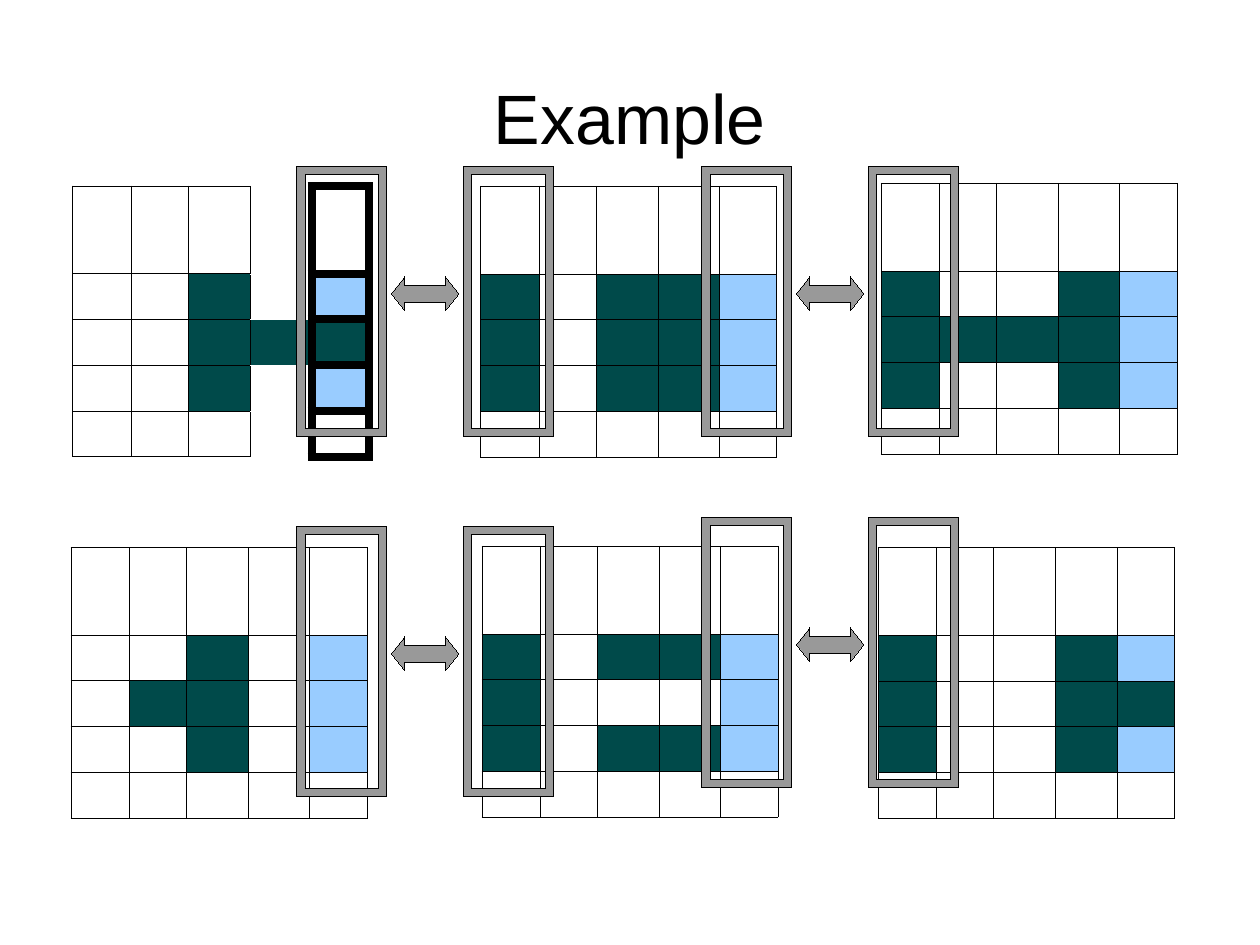
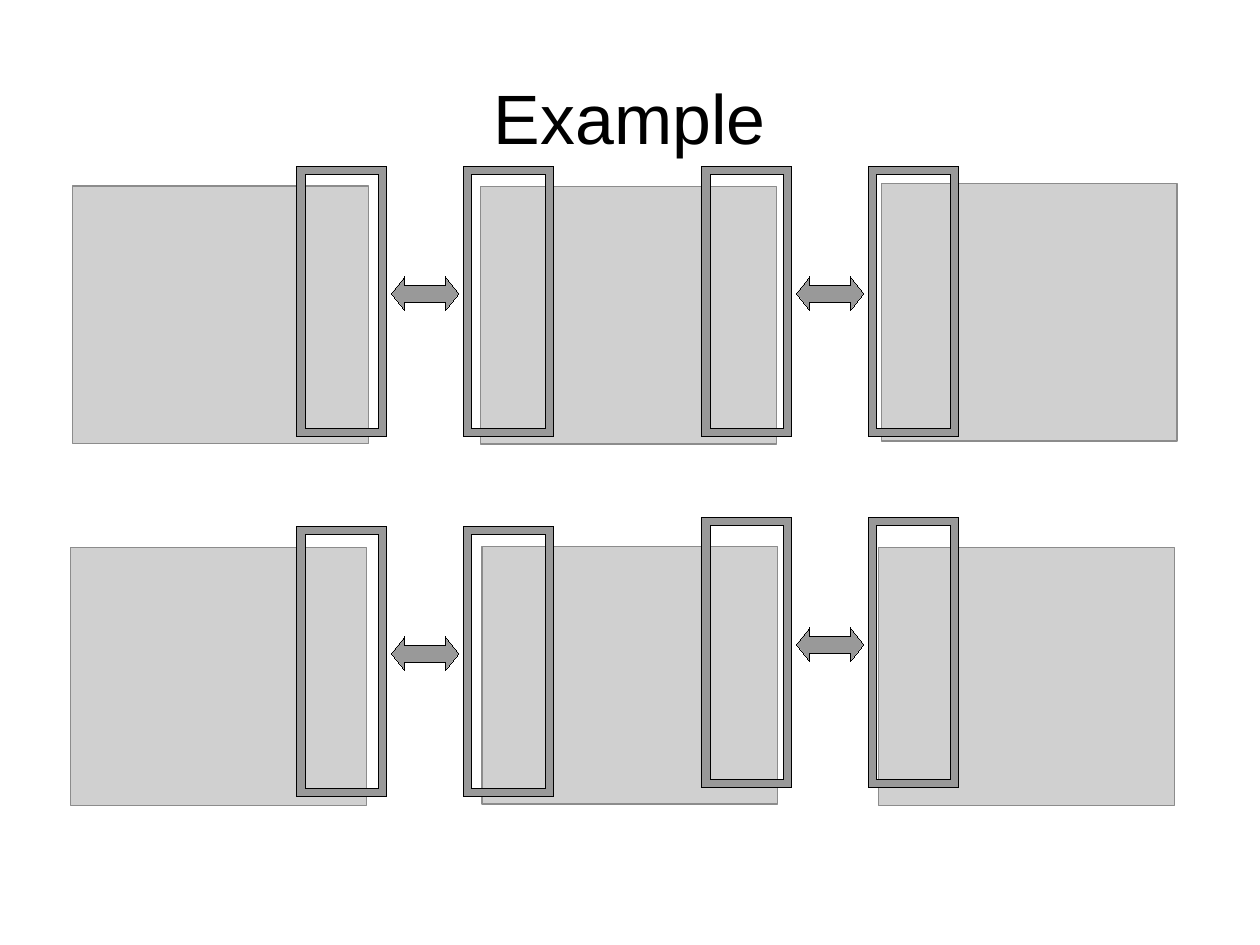
Before and after one commit to FractalDesigns/cowichan-1, a slide deck: slide 21 of miscellaneous/2010-12/slides.odp (slide 20 before the commit). Drawn at 1260x945 pixels with LibreOffice and Linux fonts; fonts in the diff are those of the drawing; grey boxes stand for pictures; background and template pictures are left out. Boxes give left, top, right and bottom in pixels: in the first picture for what was removed or moved away, otherwise in the second. Text is boxed around its words. In the diff, an @@ line names an element or a change of style, - is before the commit and + after.

```diff
--- a/miscellaneous/2010-12/slides.odp
+++ b/miscellaneous/2010-12/slides.odp
@@ table removed at [73, 186, 369, 444], 5 rows, 5 columns @@
- |  |  |  | 
- |  |  |  | 
- |  |  |  | 
- |  |  |  | 
- |  |  |  | 
@@ picture added at [73, 186, 369, 444] @@
@@ table removed at [480, 186, 776, 444], 5 rows, 5 columns @@
- |  |  |  | 
- |  |  |  | 
- |  |  |  | 
- |  |  |  | 
- |  |  |  | 
@@ picture added at [480, 186, 776, 444] @@
@@ table removed at [882, 183, 1178, 440], 5 rows, 5 columns @@
- |  |  |  | 
- |  |  |  | 
- |  |  |  | 
- |  |  |  | 
- |  |  |  | 
@@ picture added at [882, 183, 1178, 440] @@
@@ table removed at [71, 548, 367, 805], 5 rows, 5 columns @@
- |  |  |  | 
- |  |  |  | 
- |  |  |  | 
- |  |  |  | 
- |  |  |  | 
@@ picture added at [71, 548, 367, 805] @@
@@ table removed at [483, 547, 779, 804], 5 rows, 5 columns @@
- |  |  |  | 
- |  |  |  | 
- |  |  |  | 
- |  |  |  | 
- |  |  |  | 
@@ picture added at [483, 547, 779, 804] @@
@@ table removed at [879, 548, 1175, 805], 5 rows, 5 columns @@
- |  |  |  | 
- |  |  |  | 
- |  |  |  | 
- |  |  |  | 
- |  |  |  | 
@@ picture added at [879, 548, 1175, 805] @@
```
Also in this commit, not shown: 11 other slides changed, 1 slide added, 1 slide removed.
